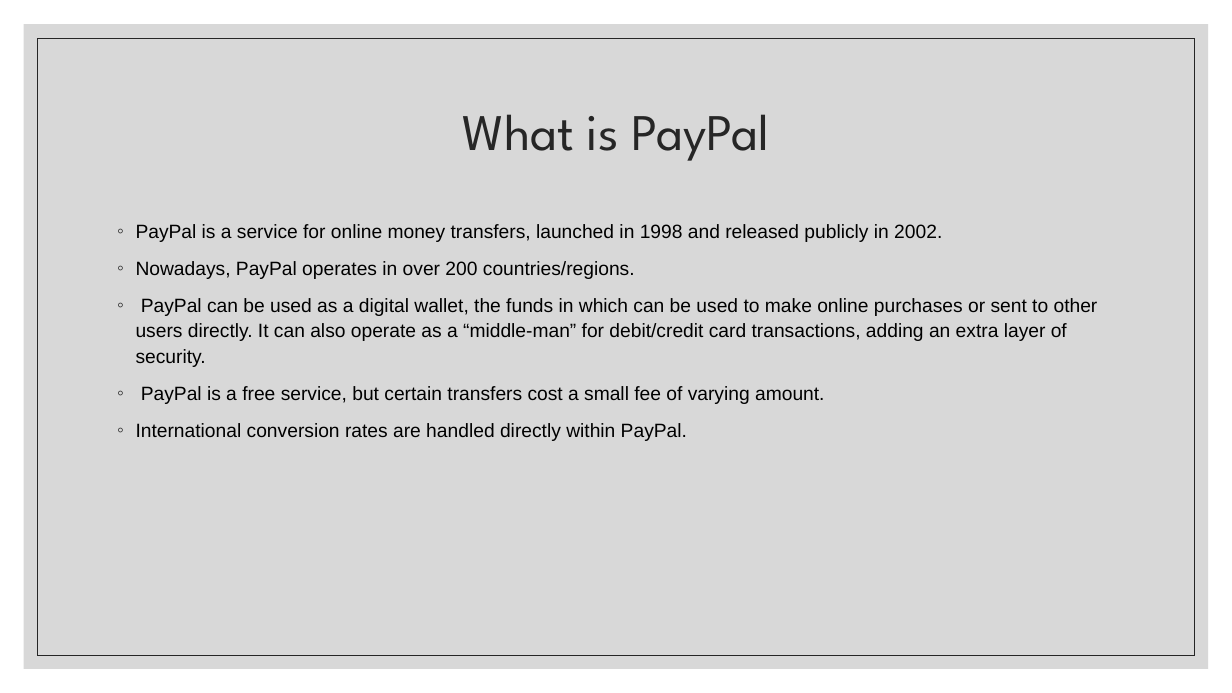
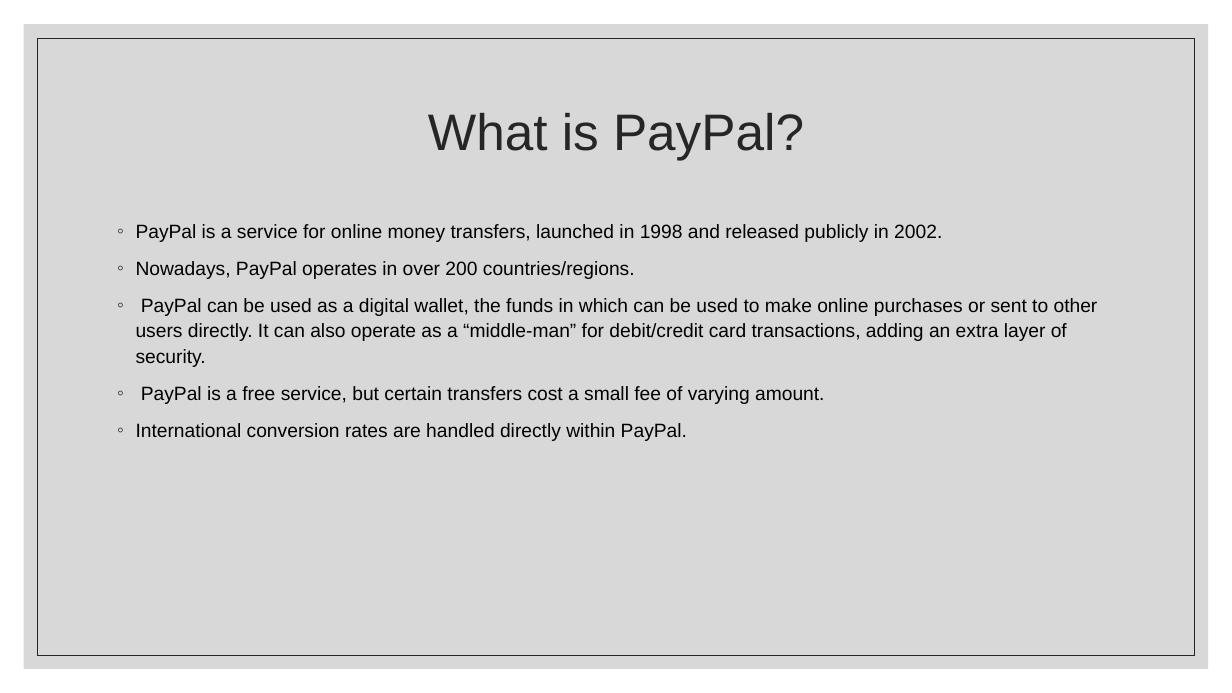
Before and after one commit to choco999/demonstration1, a slide deck: slide 3 of Paypal_Javascript.pptx. Drawn at 1232x693 pixels with LibreOffice and Linux fonts; fonts in the diff are those of the drawing. Boxes give left, top, right and bottom in pixels: in the first picture for what was removed or moved away, otherwise in the second. Text is boxed around its words. In the diff, an @@ line names an element or a change of style, - is before the commit and + after.

```diff
--- a/Paypal_Javascript.pptx
+++ b/Paypal_Javascript.pptx
@@ title at box(428, 113, 804, 160): text changed; font League Spartan to Arial @@
-What is PayPal
+What is PayPal?
```
Also in this commit, not shown: 5 other slides changed, 5 slides added.
